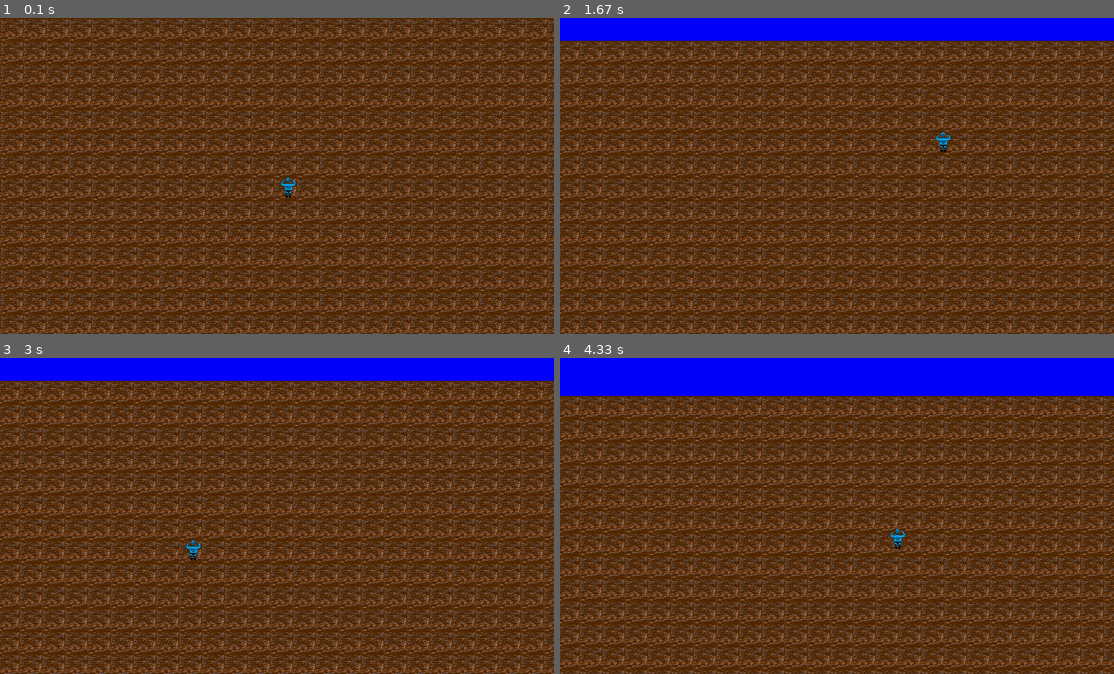
Above: before the commit, frames 1-4 (two rows, left to right).
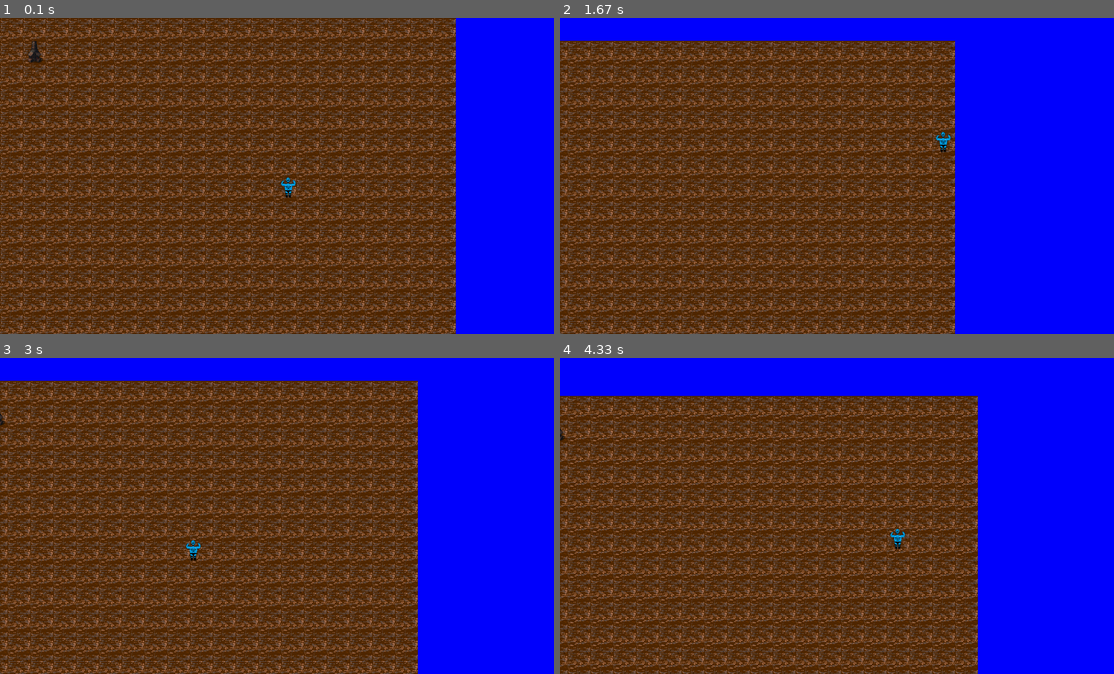
Above: after the commit, the same moments.

Repository: Mihaham/RussianScraporioGame
Game: pygame game, started from main.py
The game is run twice, just before and just after one commit, with the same random seed, the same clock (stepped at 60 frames per second) and the same inputs.
Inputs:
- Up to frame 1 (0.1 s): no input
- Up to frame 2 (1.67 s): hold D 0.33-0.8 s; hold W 0.83-1.13 s; hold D 1.17-1.63 s
- Up to frame 3 (3 s): hold A 1.67-2.2 s; hold S 2.23-2.53 s; hold A 2.57-2.97 s
- Up to frame 4 (4.33 s): hold W 3-3.37 s; hold D 3.4-4.03 s; hold S from 4.07 s (still down)

The runs differ from the first frame. In frame 1, 18% of the frame differs, in the area x 5-100%, y 0-100%; in frame 2, 61%, in the area x 0-100%, y 7-100%; in frame 3, 59%; in frame 4, 55%.

Commit message:
Added Furnace

Diff:
--- a/Game/Board.py
+++ b/Game/Board.py
@@ -4,6 +4,7 @@
 from Game.Squares.Water import Water
 from Game.single_square import SingleSquare
 from const import *
+from Objects.buildings.furnace import Furnace
 
 
 class Board:
@@ -13,11 +14,7 @@
     __cat_box = (300, 150)
 
     def __init__(self):
-        line = [None] * field
-        self.__grid = []
-        for i in range(field):
-            self.__grid.append(line.copy())
-
+        self.__grid = [[None for i in range(field)] for j in range(field)]
         for i in range(field):
             for j in range(field):
                 self.__grid[i][j] = SingleSquare(prototipe=Ground())
@@ -29,6 +26,14 @@
             for i in range(water_size):
                 for j in range(water_size):
                     self.__grid[x + i][y + j].set_skin(prototipe=Water())
+
+        self.__grid[1][1].add_object(Furnace())
+
+    def __repr__(self):
+        for i in range(field):
+            for j in range(field):
+                print(self.__grid[i][j])
+        return ""
 
     def increase_coordinates(self, x, y):
         self.update_cordinates(self.__game_pos_x + x, self.__game_pos_y + y)
--- a/Game/Squares/Ground.py
+++ b/Game/Squares/Ground.py
@@ -3,6 +3,7 @@
 
 class Ground(SingleSquare):
     def __init__(self):
+        print(f"Initializing Ground")
         super().__init__()
-        self.skin = "sprites/mishaZemlya.png"
+        self._skin = "sprites/mishaZemlya.png"
         self.is_player_available = True
--- a/Game/Squares/Water.py
+++ b/Game/Squares/Water.py
@@ -3,6 +3,7 @@
 
 class Water(SingleSquare):
     def __init__(self):
+        print("Initializing Water")
         super().__init__()
-        self.skin = "sprites/mishaVoda.png"
+        self._skin = "sprites/mishaVoda.png"
         self.is_player_available = False
--- a/Game/single_square.py
+++ b/Game/single_square.py
@@ -1,32 +1,50 @@
 import pygame
 
 from const import *
+from Objects.buildings.furnace import Furnace
 
+id = 0
 
 class SingleSquare:
-    skin = None
+    _skin = None
     is_player_available = None
+    _objects = []
+
+    __id = 0
 
     def __take_prototipe__(self, prototipe):
-        self.skin = prototipe.skin
+        self._skin = prototipe.get_skin()
         self.is_player_available = prototipe.is_player_available
+        self._objects = prototipe.get_objects()
 
     def __init__(self, skin=None, prototipe=None):
+        global id
+        id+=1
+        self.__id = id
+        print("Initializing SingleSquare")
         if prototipe == None:
-            self.skin = skin
+            self._skin = skin
+            self._objects = []
         else:
             self.__take_prototipe__(prototipe)
 
-    def draw(self, surface=None, position_x=None, position_y=None, board_x=None, board_y=None):
-        if (board_x - scale <= position_x <= board_x + (LENGTH) + scale and board_y - scale <= position_y <= board_y + (
-                HIGHT) + scale):
-            square_skin = pygame.image.load(self.skin)
-            square_skin = pygame.transform.scale(square_skin, (scale, scale))
-            square_rect = square_skin.get_rect(topleft=(position_x - board_x, position_y - board_y), width=scale)
-            surface.blit(square_skin, square_rect)
+    def __repr__(self):
+        return f"Objects {self._objects} in single square with id {self.__id} and skin {self.get_skin()}"
 
     def set_skin(self, skin=None, prototipe=None):
-        if prototipe == None:
-            self.skin = skin
-        else:
+        self._skin = skin
+        if prototipe is not None:
             self.__take_prototipe__(prototipe)
+
+    def get_skin(self):
+        return self._skin
+
+    def add_object(self, object):
+        print(f"Adding object to square with id {self.__id}")
+        self._objects.append(object)
+
+    def get_objects(self):
+        return self._objects
+
+    def copy(self):
+        return SingleSquare(prototipe=self)
--- a/Objects/Object.py
+++ b/Objects/Object.py
@@ -0,0 +1,24 @@
+import pygame
+
+
+class Object:
+
+    _skin = None
+    _type = None
+
+    def __get_prototipe(self, prototipe):
+        self._skin = prototipe.get_skin()
+        self._type = prototipe.get_type()
+
+    def __init__(self, skin = "sprites/furnace.png", type = None, prototype = None):
+        self._skin = skin
+        self._type = type
+
+        if prototype is not None:
+            self.__get_prototipe(prototipe=prototype)
+
+    def get_skin(self):
+        return self._skin
+
+    def get_type(self):
+        return self._type
--- /dev/null
+++ b/Objects/buildings/furnace.py
@@ -0,0 +1,70 @@
+import time
+
+from Objects.Object import Object
+
+class Furnace(Object):
+    _skin = "sprites/furnace.png"
+    _type = "buildings"
+    input = {
+        "cuprum ore" : 1000
+    }
+    output = {
+
+    }
+    fuel = {
+        "name" : "coal",
+        "amount" : 100,
+        "burning_time": 1
+    }
+    __input_resources = {
+        "cuprum ore" : 1
+    }
+    __output_resources = {
+        "cuprum" : 1
+    }
+    __alowded_fuel = ["coal"]
+    __is_active = False
+    __start_of_active = None
+
+    def __init__(self):
+        print("Initializing Furnace")
+        super().__init__()
+        self.__input_resources["cuprum ore"] = 1
+        self.__output_resources["cuprum"] = 1
+        self._type = "buildings"
+
+    def __repr__(self):
+        return f"Furnace with {self.input} and {self.output} and {self.fuel}"
+
+    def change_active(self):
+        self.__is_active = not self.__is_active
+        self.change_skin()
+
+    def change_skin(self):
+        if self.__is_active:
+            self._skin = "sprites/burning_furnace.png"
+        else:
+            self._skin = "sprites/furnace.png"
+
+
+    def update(self):
+        if self.__is_active:
+            if self.fuel["burning_time"] < time.time() - self.__start_of_active:
+                print(self)
+                print(f"burning time: {time.time()}")
+                self.__start_of_active = time.time()
+                if self.fuel["amount"]:
+                    self.fuel["amount"] -= 1
+                    for resource, amount in self.__input_resources.copy().items():
+                        if self.input[resource] < amount:
+                            self.__is_active = False
+                            self.change_skin()
+                            break
+                    if self.__is_active:
+                        for resource, amount in self.__input_resources.copy().items():
+                            self.input[resource] -= amount
+                        for resource, amount in self.__output_resources.copy().items():
+                            self.output[resource] += amount
+                else:
+                    self.__is_active = False
+                    self.change_skin()
--- a/Player/player.py
+++ b/Player/player.py
@@ -17,7 +17,7 @@
         "left": pygame.K_a,
         "right": pygame.K_d,
         "down": pygame.K_s,
-        "set_object": pygame.K_KP_ENTER
+        "set_object": pygame.K_RETURN
     }
 
     def __init__(self, name="Mihaham", position_x=0, position_y=0, skin="sprites/player1.png"):
@@ -30,7 +30,7 @@
     def __repr__(self):
         return f"Player {self.__name}"
 
-    def move(self, event):
+    def move(self, event, board = None):
         print(event)
         if event.type == pygame.KEYDOWN:
             if event.key == self.__settings["up"]:
@@ -43,6 +43,9 @@
                 self.__direction[0] = 1
             if event.key == self.__settings["set_object"]:
                 print("enter")
+                board.get_grid()[self.__x//scale][self.__y//scale].get_objects()[0].change_active()
+
+
         if event.type == pygame.KEYUP:
             if event.key == self.__settings["up"]:
                 self.__direction[1] = 0
--- a/const.py
+++ b/const.py
@@ -1,10 +1,10 @@
 step = 12
 scale = 72
-field = 150
+field = 20
 LENGTH = 1750
 HIGHT = 1000
 
-water_amount = 10
+water_amount = 1
 water_size = 2
 
 Center_x = LENGTH // 2
--- a/drawing_pygame/Draw.py
+++ b/drawing_pygame/Draw.py
@@ -3,21 +3,30 @@
 from const import *
 
 
-def draw(surface, player=None, board=None, single_square=None, object=None, pos_x = None, pos_y = None):
-    if board is not None and single_square is None:
+def draw(surface, player=None, board=None, this_single_square=None, object=None, pos_x = None, pos_y = None):
+    if board is not None and this_single_square is None:
         pygame.draw.rect(surface, (0, 0, 255), (0, 0, LENGTH, HIGHT))
         for i in range(max(0, board.get_game_pos_x() // scale), min((board.get_game_pos_x() + LENGTH) // scale + 1, field)):
             for j in range(max(0, board.get_game_pos_y() // scale), min((board.get_game_pos_y() + HIGHT) // scale + 1, field)):
-                draw(surface, board=board, pos_x=i * scale, pos_y=j * scale, single_square=board.get_grid()[i][j])
-    if single_square is not None:
+                draw(surface, board=board, pos_x=i * scale, pos_y=j * scale, this_single_square=board.get_grid()[i][j])
+    if this_single_square is not None and object is None:
         if (board.get_game_pos_x() - scale <= pos_x <= board.get_game_pos_x() + (
                 LENGTH) + scale and board.get_game_pos_y() - scale <= pos_y <= board.get_game_pos_y() + (
                 HIGHT) + scale):
-            square_skin = pygame.image.load(single_square.skin)
+            square_skin = pygame.image.load(this_single_square.get_skin())
             square_skin = pygame.transform.scale(square_skin, (scale, scale))
             square_rect = square_skin.get_rect(
                 topleft=(pos_x - board.get_game_pos_x(), pos_y - board.get_game_pos_y()), width=scale)
             surface.blit(square_skin, square_rect)
+            #print(f"Single Square {this_single_square}")
+            for object in this_single_square.get_objects():
+                draw(surface, board=board, this_single_square=this_single_square, object=object, pos_x=pos_x, pos_y=pos_y)
+    if object is not None:
+        object_skin = pygame.image.load(object.get_skin())
+        object_skin = pygame.transform.scale(object_skin, (scale, scale))
+        object_rect = object_skin.get_rect(
+            topleft=(pos_x - board.get_game_pos_x(), pos_y - board.get_game_pos_y()), width=scale)
+        surface.blit(object_skin, object_rect)
     if player is not None:
         player_skin = pygame.image.load(player.get_skin())
         player_skin = pygame.transform.scale(player_skin, (scale, scale))
@@ -25,5 +34,3 @@
             topleft=(player.get_x() - board.get_game_pos_x(), player.get_y() - board.get_game_pos_y()),
             width=scale)
         surface.blit(player_skin, player_rect)
-    if object is not None:
-        pass
--- a/main.py
+++ b/main.py
@@ -5,26 +5,30 @@
 from Player.player import Player
 from const import *
 
-fps = 60
+def main():
+    fps = 60
+    pygame.init()
+    surface = pygame.display.set_mode([LENGTH, HIGHT])
+    clock = pygame.time.Clock()
+    pygame.display.set_caption("Really russian game")
 
-pygame.init()
-surface = pygame.display.set_mode([LENGTH, HIGHT])
-clock = pygame.time.Clock()
-pygame.display.set_caption("Really russian game")
+    board = Board()
+    player = Player(position_x=Center_x, position_y=Center_y)
+    print(board)
 
-Board = Board()
-player = Player(position_x=Center_x, position_y=Center_y)
+    while True:
+        draw(surface, player = player, board = board)
+        for event in pygame.event.get():
+            if event.type == pygame.QUIT:
+                exit()
+            if event.type == pygame.KEYDOWN or event.type == pygame.KEYUP:
+                player.move(event, board = board)
 
-while True:
-    draw(surface, player = player, board = Board)
-    for event in pygame.event.get():
-        if event.type == pygame.QUIT:
-            exit()
-        if event.type == pygame.KEYDOWN or event.type == pygame.KEYUP:
-            player.move(event)
+        player.update(board)
 
-    player.update(Board)
+        pygame.display.flip()
+        pygame.display.update()
+        clock.tick(fps)
 
-    pygame.display.flip()
-    pygame.display.update()
-    clock.tick(fps)
+if __name__ == "__main__":
+    main()
Empty file removed: Objects/buildings/field.py
Binary file added: sprites/burning_furnace.png
Binary file added: sprites/furnace.png
